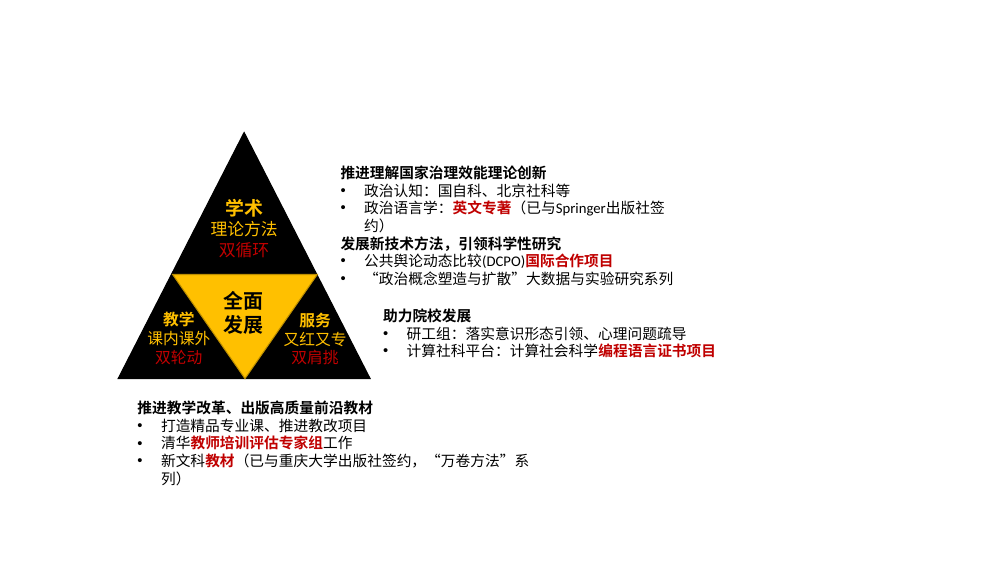
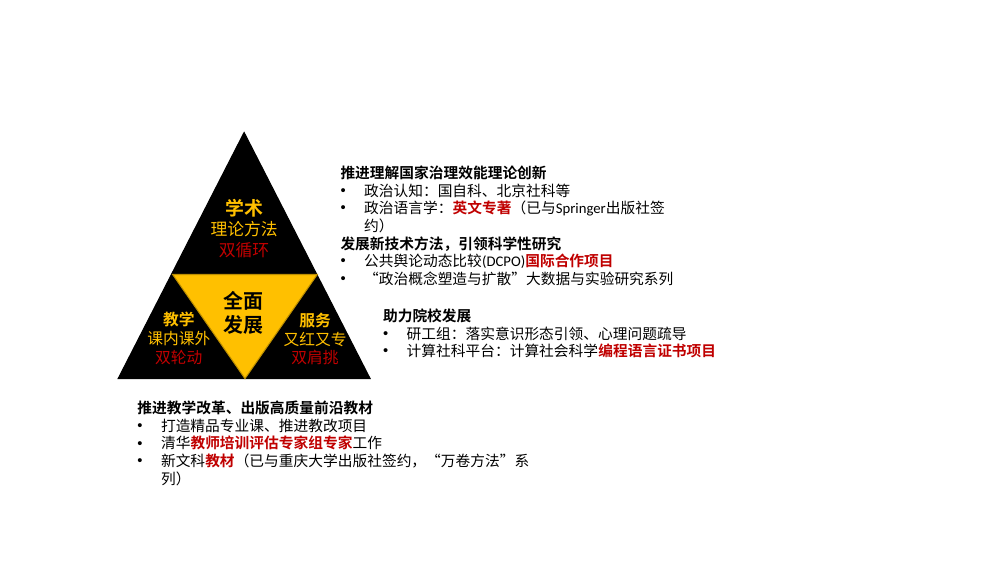
Before and after one commit to sammo3182/slides_gh, a slide deck: slide 1 of slides/report/newStar/images/future.pptx. Drawn at 1008x567 pixels with LibreOffice and Linux fonts; fonts in the diff are those of the drawing. Boxes give left, top, right and bottom in pixels: in the first picture for what was removed or moved away, otherwise in the second. Text is boxed around its words. In the diff, an @@ line names an element or a change of style, - is before the commit and + after.

```diff
--- a/slides/report/newStar/images/future.pptx
+++ b/slides/report/newStar/images/future.pptx
@@ text at (x1=161, y1=435, x2=382, y2=450): text changed @@
-• 清华教师培训评估专家组工作
+• 清华教师培训评估专家组专家工作
```
Also in this commit, not shown: 4 other files.
